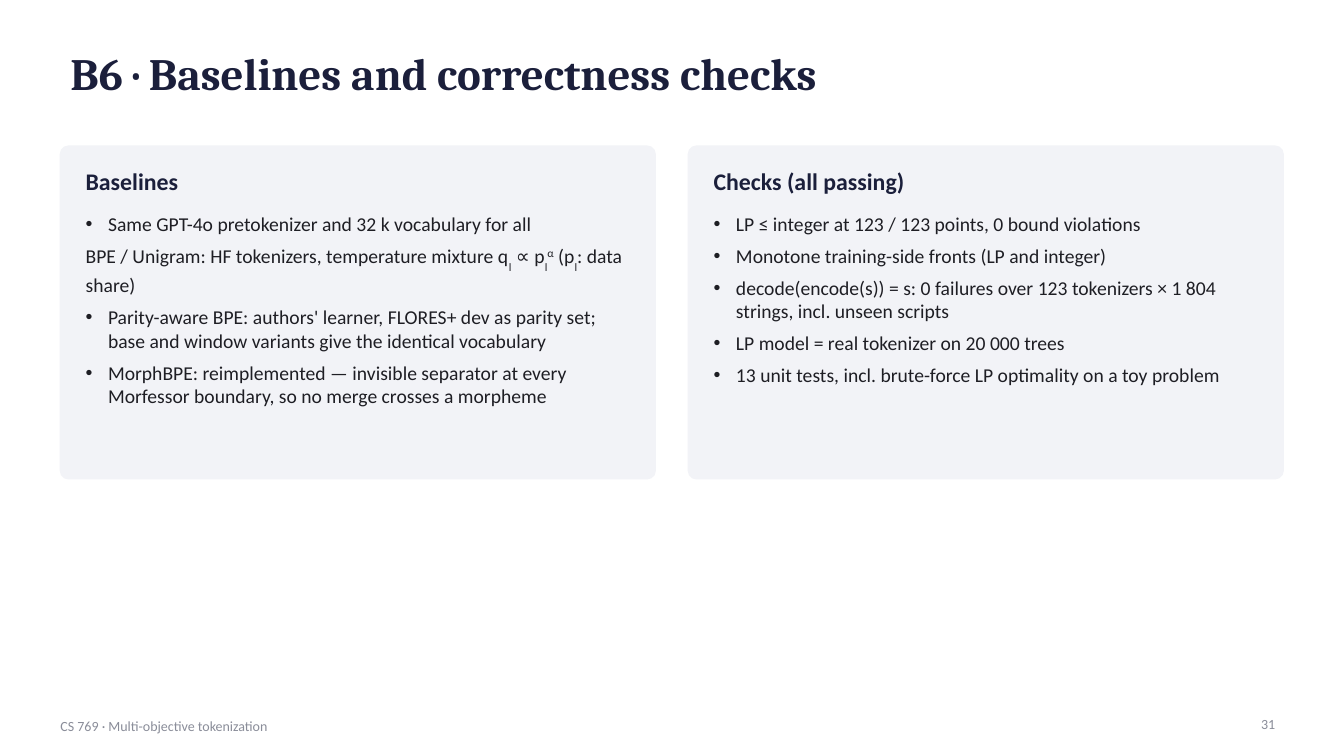
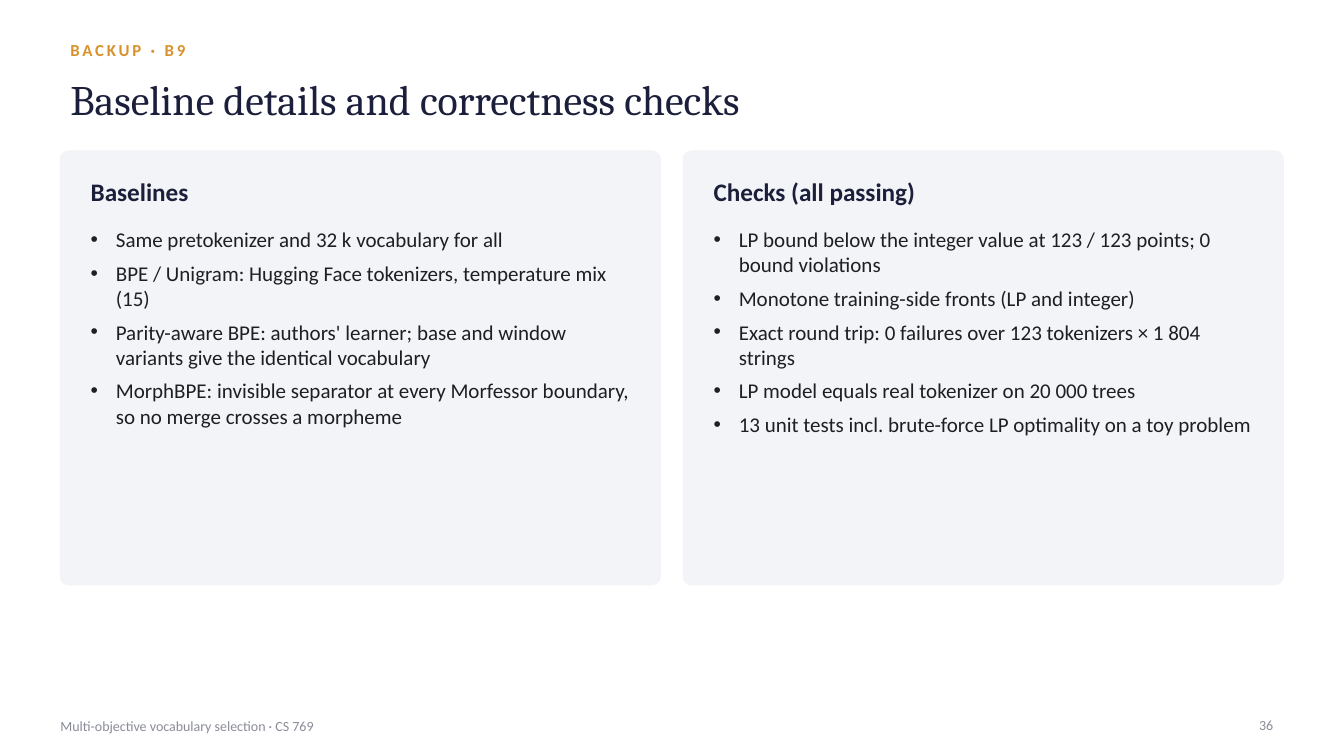
Before and after one commit to n6m9n/769, a slide deck: slide 36 of report/presentation.pptx (slide 31 before the commit). Drawn at 1344x756 pixels with LibreOffice and Linux fonts; fonts in the diff are those of the drawing. Boxes give left, top, right and bottom in pixels: in the first picture for what was removed or moved away, otherwise in the second. Text is boxed around its words. In the diff, an @@ line names an element or a change of style, - is before the commit and + after.

```diff
--- a/report/presentation.pptx
+++ b/report/presentation.pptx
@@ text added at [70,45,186,56], 12 pt, text #D9912B, bold @@
+BACKUP · B9
@@ title at [70,86,739,116]: text changed; size 32 to 30 pt; bold off @@
-B6 · Baselines and correctness checks
+Baseline details and correctness checks
@@ rounded rectangle: place and size @@
-rounded rectangle at [60,146,655,479]
+rounded rectangle at [60,151,660,585]
@@ rounded rectangle at [60,151,660,585]: fill #F2F3F7 to #F3F4F7; outline #F2F3F7 1 pt to #F3F4F7 1 pt; proportions changed @@
@@ text "Baselines" at [91,183,189,201]: size 17 to 18 pt @@
@@ text "Baselines": place and size @@
-text "Baselines" at [86,173,179,190]
+text "Baselines" at [91,183,189,201]
@@ rounded rectangle at [684,151,1284,585]: fill #F2F3F7 to #F3F4F7; outline #F2F3F7 1 pt to #F3F4F7 1 pt; proportions changed @@
@@ rounded rectangle: place and size @@
-rounded rectangle at [689,146,1284,479]
+rounded rectangle at [684,151,1284,585]
@@ text "Checks (all passing)": place and size @@
-text "Checks (all passing)" at [714,172,904,194]
+text "Checks (all passing)" at [714,182,915,206]
@@ text "Checks (all passing)" at [714,182,915,206]: size 17 to 18 pt @@
@@ text at [116,232,629,428]: text changed; size 14 to 15 pt @@
-• Same GPT-4o pretokenizer and 32 k vocabulary for all
-• BPE / Unigram: HF tokenizers, temperature mixture ql ∝ plα (pl: data share)
-• Parity-aware BPE: authors' learner, FLORES+ dev as parity set; base and window variants give the identical vocabulary
-• MorphBPE: reimplemented — invisible separator at every Morfessor boundary, so no merge crosses a morpheme
+• Same pretokenizer and 32 k vocabulary for all
+• BPE / Unigram: Hugging Face tokenizers, temperature mix (15)
+• Parity-aware BPE: authors' learner; base and window variants give the identical vocabulary
+• MorphBPE: invisible separator at every Morfessor boundary, so no merge crosses a morpheme
@@ text "LP bound below the integer ...": place and size @@
-text "LP bound below the integer ..." at [736,217,1219,385]
+text "LP bound below the integer ..." at [739,232,1250,436]
@@ text at [739,232,1211,272]: text changed; size 14 to 15 pt @@
-• LP ≤ integer at 123 / 123 points, 0 bound violations
+• LP bound below the integer value at 123 / 123 points; 0 bound violations
@@ text at [739,291,1135,310]: size 14 to 15 pt in "Monotone training-side fronts (LP and integer)"; indent changed @@
@@ text at [739,325,1250,436]: text changed; size 14 to 15 pt @@
-• decode(encode(s)) = s: 0 failures over 123 tokenizers × 1 804 strings, incl. unseen scripts
-• LP model = real tokenizer on 20 000 trees
-• 13 unit tests, incl. brute-force LP optimality on a toy problem
+• Exact round trip: 0 failures over 123 tokenizers × 1 804 strings
+• LP model equals real tokenizer on 20 000 trees
+• 13 unit tests incl. brute-force LP optimality on a toy problem
@@ text at [60,721,313,733]: text changed @@
-CS 769 · Multi-objective tokenization
+Multi-objective vocabulary selection · CS 769
@@ page number added at [1259,720,1273,730], 10 pt, text #8A8D99 @@
+36
@@ page number removed at [1261,720,1275,729] @@
-31
```
Also in this commit, not shown: 17 other slides changed, 19 slides added, 13 slides removed, 18 other files.
